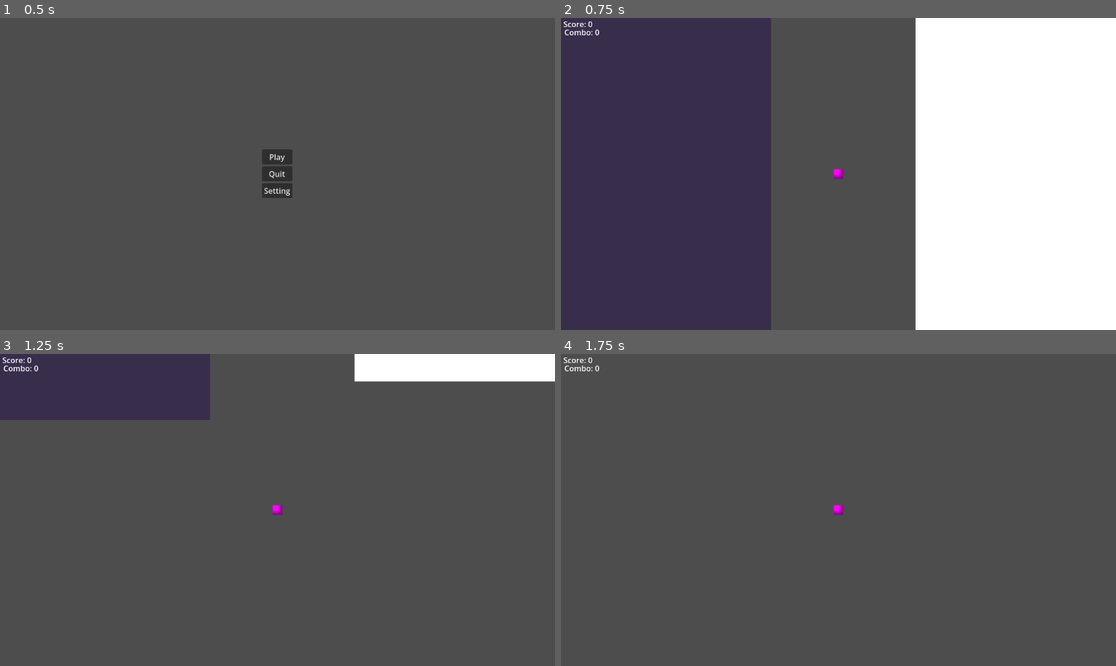
Above: before the commit, frames 1-4 (two rows, left to right).
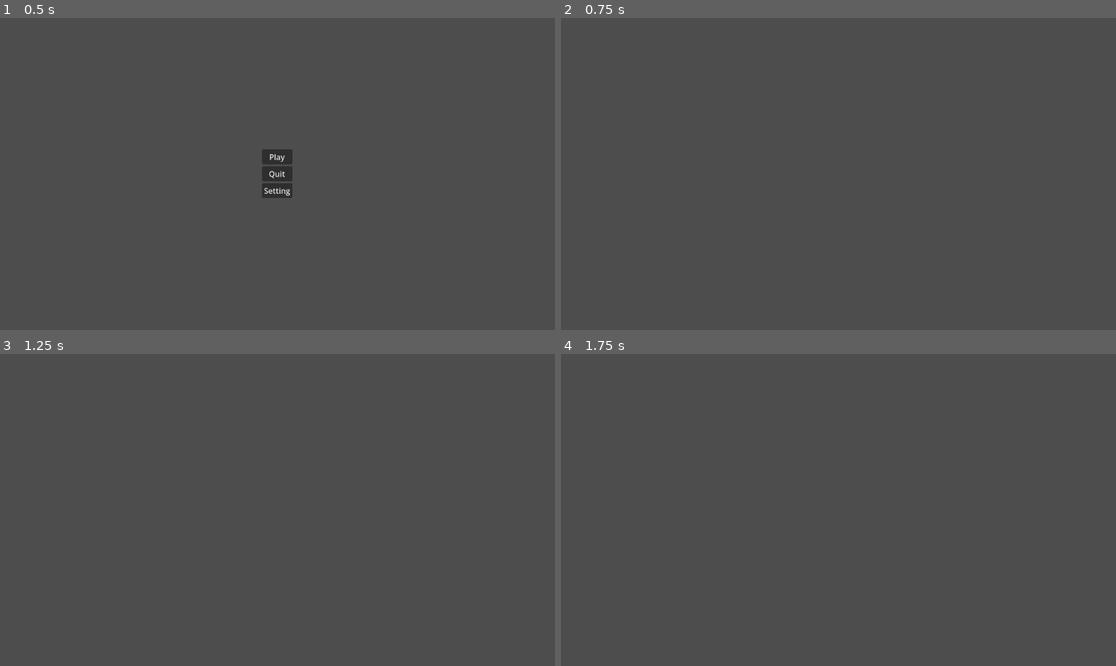
Above: after the commit, the same moments.

Repository: CilginSinek/cattivity
Game: Godot game, scene res://scenes/Login.tscn
Two runs of this game, one before a commit and one after it. Both use one fixed random seed, a clock stepped at 60 frames per second and the inputs below.
Inputs:
- Up to frame 1 (0.5 s): no input
- Up to frame 2 (0.75 s): click "Play" at 0.5 s
- Up to frame 3 (1.25 s): no input
- Up to frame 4 (1.75 s): tap Enter at 1.25 s; hold D (rotate_right) from 1.28 s (still down)

Frame 1 is identical in both runs. In frame 2, 74% of the frame differs, in the area x 0-100%, y 0-100%; in frame 3, 11%; in frame 4, 0.2%.

Commit message:
feat: MapSelect scene, MapManager download system, SongManager local zip support

Diff:
--- a/godot/autoload/Config.gd
+++ b/godot/autoload/Config.gd
@@ -1,7 +1,7 @@
 # res://autoload/Config.gd
 extends Node
 
-const BASE_URL: String = "http://localhost:5000"
+const BASE_URL: String = "http://10.19.19.6:5000"
 const FORTYTWO_CLIENT_ID: String = "u-s4t2ud-c94ca0bb6b25a81807c7860f603a782f0da5c9dc6487f2847bd149bf717d13a0"
 var jwt_token: String = ""
 
--- a/godot/autoload/GameStateManager.gd
+++ b/godot/autoload/GameStateManager.gd
@@ -6,6 +6,10 @@
 enum State { MENU, PLAYING, PAUSED, RESULT }
 
 var current_state: State = State.MENU
+
+func go_to_map_select() -> void:
+	_set_state(State.MENU)
+	get_tree().change_scene_to_file("res://scenes/MapSelect.tscn")
 
 func go_to_settings() -> void:
 	get_tree().change_scene_to_file("res://scenes/Settings.tscn")
--- a/godot/autoload/SongManager.gd
+++ b/godot/autoload/SongManager.gd
@@ -16,7 +16,6 @@
 func _ready() -> void:
 	add_child(_player)
 	_player.finished.connect(_on_song_finished)
-
 	_http = HTTPRequest.new()
 	add_child(_http)
 	_http.request_completed.connect(_on_download_complete)
@@ -29,29 +28,45 @@
 	var full_url = Config.BASE_URL + package_url
 	_http.request(full_url)
 
+func load_and_play_local(zip_path: String) -> void:
+	var zip = ZIPReader.new()
+	var err = zip.open(zip_path)
+	if err != OK:
+		push_error("SongManager: zip open failed: " + zip_path)
+		return
+	var mp3_data = zip.read_file("song.mp3")
+	var json_bytes = zip.read_file("map.json")
+	zip.close()
+	var json = JSON.new()
+	json.parse(json_bytes.get_string_from_utf8())
+	BeatmapController.load_from_api(json.data)
+	var stream = AudioStreamMP3.new()
+	stream.data = mp3_data
+	_player.stream = stream
+	play()
+
 func _on_download_complete(result: int, response_code: int, headers: PackedStringArray, body: PackedByteArray) -> void:
 	if result != HTTPRequest.RESULT_SUCCESS:
 		push_error("SongManager: download failed")
 		return
-
 	var temp_path = "user://temp_package.zip"
 	var file = FileAccess.open(temp_path, FileAccess.WRITE)
 	file.store_buffer(body)
 	file.close()
-
 	var zip = ZIPReader.new()
 	var err = zip.open(temp_path)
 	if err != OK:
 		push_error("SongManager: zip open failed")
 		return
-
 	var mp3_data = zip.read_file("song.mp3")
+	var json_bytes = zip.read_file("map.json")
 	zip.close()
-
+	var json = JSON.new()
+	json.parse(json_bytes.get_string_from_utf8())
+	BeatmapController.load_from_api(json.data)
 	var stream = AudioStreamMP3.new()
 	stream.data = mp3_data
 	_player.stream = stream
-
 	play()
 
 func play() -> void:
--- a/godot/scenes/Main.gd
+++ b/godot/scenes/Main.gd
@@ -4,18 +4,5 @@
 @onready var note_spawner: Node = $Gameplay/NoteSpawner
 
 func _ready() -> void:
-	var file = FileAccess.open("res://maps/test.json", FileAccess.READ)
-	if file == null:
-		push_error("Harita bulunamadı!")
-		return
-
-	var json = JSON.new()
-	json.parse(file.get_as_text())
-	file.close()
-
-	var test_data = json.data
-
-	BeatmapController.load_from_api(test_data)
 	note_spawner.setup(BeatmapController.get_notes())
-	SongManager.play()
 	note_spawner._active = true
--- /dev/null
+++ b/godot/scenes/MapSelect.gd
@@ -0,0 +1,20 @@
+# res://scenes/MapSelect.gd
+extends Control
+
+@onready var map_list: VBoxContainer = $ScrollContainer/VBoxContainer
+
+func _ready() -> void:
+	MapManager.maps_ready.connect(_on_maps_ready)
+	MapManager.init_maps()
+
+func _on_maps_ready() -> void:
+	for map in MapManager.get_maps():
+		var button = Button.new()
+		button.text = map.get("name", "Unknown") + " - " + map.get("artist", "Unknown")
+		button.pressed.connect(_on_map_selected.bind(map))
+		map_list.add_child(button)
+
+func _on_map_selected(map: Dictionary) -> void:
+	BeatmapController.current_map = map
+	SongManager.load_and_play_local(MapManager.get_zip_path(map["_id"]))
+	GameStateManager.start_game()
--- /dev/null
+++ b/godot/scenes/MapSelect.tscn
@@ -0,0 +1,20 @@
+[gd_scene format=3 uid="uid://k7hhx23j7l5j"]
+
+[ext_resource type="Script" uid="uid://ixfwaovfddlu" path="res://scenes/MapSelect.gd" id="1_7yywt"]
+
+[node name="MapSelect" type="Control" unique_id=1196023160]
+layout_mode = 3
+anchors_preset = 15
+anchor_right = 1.0
+anchor_bottom = 1.0
+grow_horizontal = 2
+grow_vertical = 2
+script = ExtResource("1_7yywt")
+
+[node name="ScrollContainer" type="ScrollContainer" parent="." unique_id=479401482]
+layout_mode = 0
+offset_right = 40.0
+offset_bottom = 40.0
+
+[node name="VBoxContainer" type="VBoxContainer" parent="ScrollContainer" unique_id=2003899684]
+layout_mode = 2
--- a/godot/scenes/menu.gd
+++ b/godot/scenes/menu.gd
@@ -2,7 +2,7 @@
 
 
 func _on_press_play() -> void:
-	GameStateManager.start_game()
+	GameStateManager.go_to_map_select()
 
 # Called when the node enters the scene tree for the first time.
 func _ready() -> void:
Not shown, added: godot/scenes/MapSelect.gd.uid
